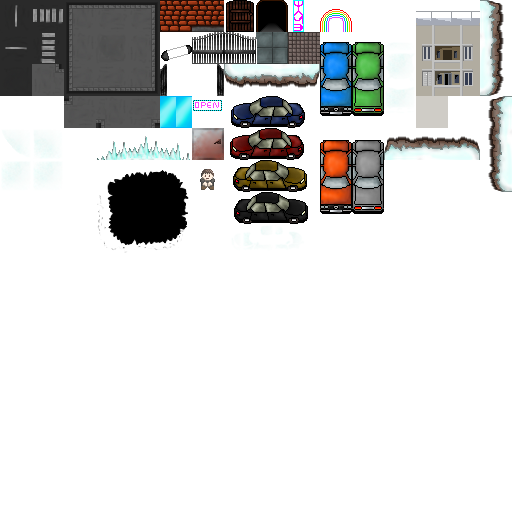
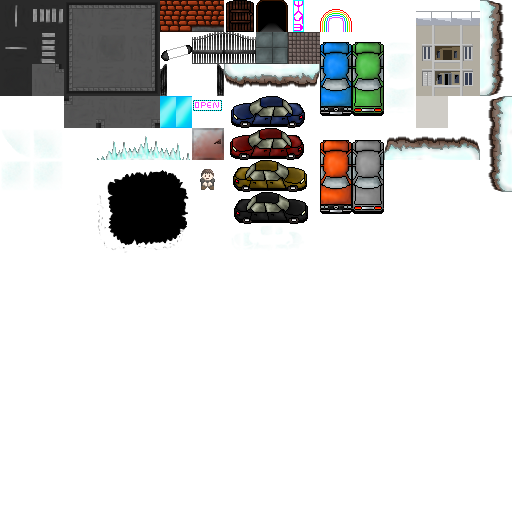
Revision of a layered 512x512 image; what changed, layer by layer:
showed group "Groupe 1" (1 layers) over [256,32,257,64]
painted on "Calque 10 copie 2" over [256,32,257,64]
